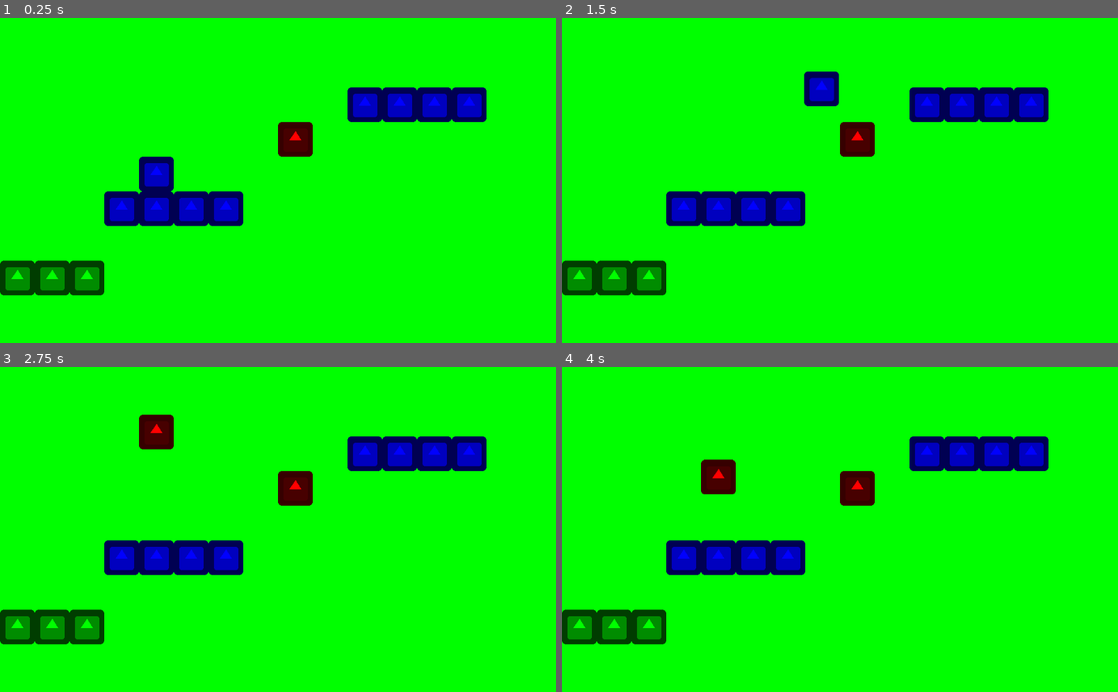
Above: before the commit, frames 1-4 (two rows, left to right).
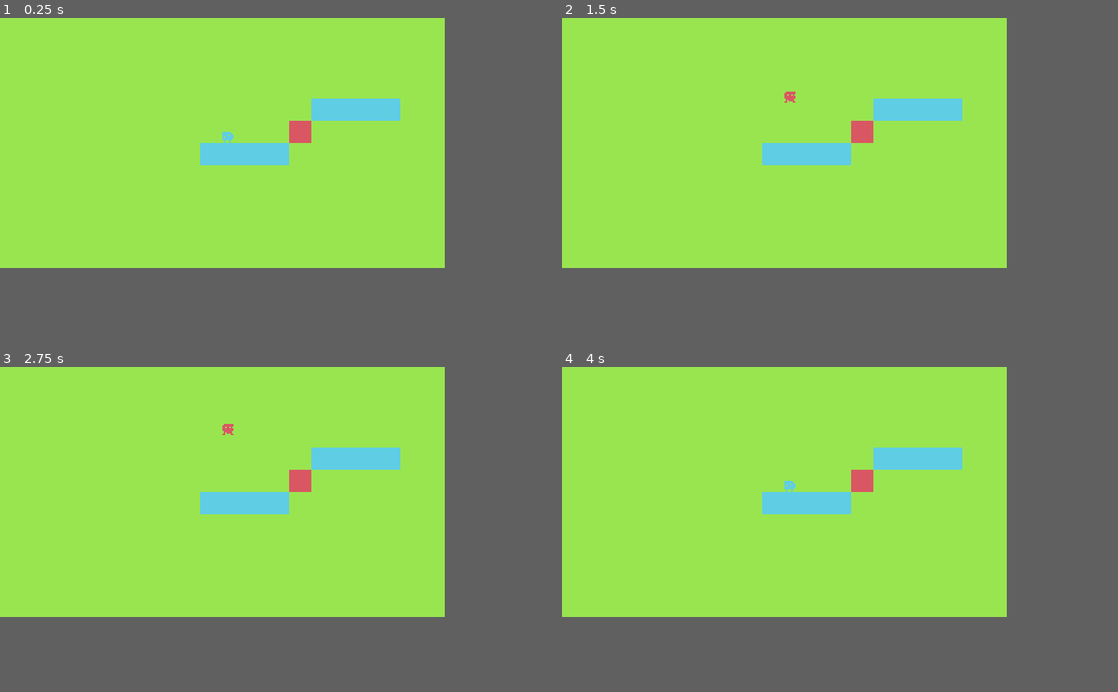
Above: after the commit, the same moments.

Repository: 2qar/true
Game: Godot game, scene res://world.tscn
The game is run twice, just before and just after one commit, with the same random seed, the same clock (stepped at 60 frames per second) and the same inputs. The engine's default icon, where the game draws it, is replaced by a stand-in: a white triangle on a blue panel in a dark square.
Inputs:
- Up to frame 1 (0.25 s): no input
- Up to frame 2 (1.5 s): tap Enter (ui_accept) at 0.5, 0.6, 0.77, 1.07, 1.35 s; hold D (right) from 0.53 s (still down)
- Up to frame 3 (2.75 s): tap Enter (ui_accept) at 1.52, 1.82, 2.1 s; release D (right) at 2.03 s; hold A (left) from 2.03 s (still down)
- Up to frame 4 (4 s): release A (left) at 2.78 s; hold D (right) from 2.78 s (still down); tap Enter (ui_accept) at 2.85, 3.02, 3.32, 3.6, 3.77 s
The window is 800x468 before the commit and 640x360 after it. Grey fills any space a smaller window leaves; there, only what the larger window draws over its background counts as a difference.

The runs differ from the first frame. In frame 1, 64% of the frame differs, in the area x 0-88%, y 0-86%; in frame 2, 64%; in frame 3, 64%; in frame 4, 64%.

Commit message:
add the placeholder gang

Diff:
--- a/player.gd
+++ b/player.gd
@@ -1,41 +1,48 @@
 extends KinematicBody2D
 
-var modulates = [Color(1.0, 0.0, 0.0, 1.0), Color(0.0, 0.0, 1.0, 1.0), Color(0.0, 1.0, 0.0, 1.0)]
+var sprites = [preload("res://red.png"), preload("res://blue.png"), preload("res://green.png")]
+var modulates : PoolColorArray = []
 var colors = ["red", "blue", "green"]
 export(int, "Red", "Blue", "Green") var color
+export(int, "Red", "Blue", "Green") var level_color
+
+export(int) var move_speed
+export(int) var jump_height
 
 var movement : Vector2
 onready var start : Vector2 = position
 onready var start_color : int = color
-var bg_color : Color
 
 func _ready():
-	$Sprite.modulate = modulates[color]
-	VisualServer.set_default_clear_color(modulates[2])
-	bg_color = modulates[2]
+	for sprite in sprites:
+		var data = sprite.get_data()
+		data.lock()
+		modulates.append(data.get_pixel(4, 4).to_html())
+		data.unlock()
+
+	VisualServer.set_default_clear_color(modulates[level_color])
+	$Sprite.texture = sprites[color]
 
 func _physics_process(delta):
 	movement.y += 10
 
 	if Input.is_action_just_pressed("left"):
-		$Sprite.modulate = Color(0.0, 1.0, 0.0, 1.0)
-		color = 2
+		$Sprite.texture = sprites[color]
+		set_sprite(2)
 	if Input.is_action_just_pressed("right"):
-		$Sprite.modulate = Color(0.0, 0.0, 1.0, 1.0)
-		color = 1
+		set_sprite(1)
 
 	if Input.is_action_pressed("left") or Input.is_action_pressed("right"):
 		if Input.is_action_pressed("left"):
-			movement.x = -200
+			movement.x = -move_speed
 		if Input.is_action_pressed("right"):
-			movement.x = 200
+			movement.x = move_speed
 	else:
 		movement.x = 0
 
 	if Input.is_action_just_pressed("ui_accept") and is_on_floor():
-		$Sprite.modulate = Color(1.0, 0.0, 0.0, 1.0)
-		color = 0
-		movement.y = -450
+		set_sprite(0)
+		movement.y = -jump_height
 
 	movement = move_and_slide(movement, Vector2(0, -1))
 	for i in get_slide_count():
@@ -43,13 +50,16 @@
 		if collision.collider.name != colors[color]:
 			restart()
 
-	if $Sprite.modulate == bg_color:
+	if color == level_color:
 		restart()
+
+func set_sprite(c: int):
+	$Sprite.texture = sprites[c]
+	color = c
 
 func restart():
 	movement = Vector2()
 	position = start
-	$Sprite.modulate = modulates[start_color]
-	color = start_color
+	set_sprite(start_color)
 	Input.action_release("left")
 	Input.action_release("right")
--- a/project.godot
+++ b/project.godot
@@ -21,7 +21,10 @@
 
 [display]
 
+window/size/width=320
+window/size/height=180
 window/size/resizable=false
+window/stretch/mode="viewport"
 window/stretch/aspect="keep"
 
 [input]
@@ -53,6 +56,7 @@
 [rendering]
 
 quality/driver/driver_name="GLES2"
+quality/2d/use_pixel_snap=true
 vram_compression/import_etc=true
 vram_compression/import_etc2=false
 environment/default_clear_color=Color( 0.301961, 0.301961, 0.301961, 1 )
--- a/test_tiles.tres
+++ b/test_tiles.tres
@@ -1,16 +1,16 @@
 [gd_resource type="TileSet" load_steps=3 format=2]
 
-[ext_resource path="res://icon.png" type="Texture" id=1]
+[ext_resource path="res://tile.png" type="Texture" id=1]
 
-[sub_resource type="ConvexPolygonShape2D" id=2]
-points = PoolVector2Array( 0, 0, 64, 0, 64, 64, 0, 64 )
+[sub_resource type="ConvexPolygonShape2D" id=1]
+points = PoolVector2Array( 0, 0, 16, 0, 16, 16, 0, 16 )
 
 [resource]
-0/name = "icon.png 0"
+0/name = "tile.png 0"
 0/texture = ExtResource( 1 )
 0/tex_offset = Vector2( 0, 0 )
 0/modulate = Color( 1, 1, 1, 1 )
-0/region = Rect2( 0, 0, 64, 64 )
+0/region = Rect2( 0, 0, 16, 16 )
 0/tile_mode = 0
 0/occluder_offset = Vector2( 0, 0 )
 0/navigation_offset = Vector2( 0, 0 )
@@ -18,7 +18,7 @@
 "autotile_coord": Vector2( 0, 0 ),
 "one_way": false,
 "one_way_margin": 1.0,
-"shape": SubResource( 2 ),
+"shape": SubResource( 1 ),
 "shape_transform": Transform2D( 1, 0, 0, 1, 0, 0 )
 } ]
 0/z_index = 0
--- a/world.tscn
+++ b/world.tscn
@@ -1,46 +1,50 @@
 [gd_scene load_steps=5 format=2]
 
 [ext_resource path="res://player.gd" type="Script" id=1]
-[ext_resource path="res://icon.png" type="Texture" id=2]
+[ext_resource path="res://blue.png" type="Texture" id=2]
 [ext_resource path="res://test_tiles.tres" type="TileSet" id=3]
 
 [sub_resource type="RectangleShape2D" id=1]
-extents = Vector2( 32, 32 )
+extents = Vector2( 4, 4 )
 
 [node name="world" type="Node2D"]
 
 [node name="player" type="KinematicBody2D" parent="."]
-position = Vector2( 288, 288 )
+position = Vector2( 4, -4 )
 script = ExtResource( 1 )
 __meta__ = {
 "_edit_group_": true
 }
 color = 1
+level_color = 2
+move_speed = 50
+jump_height = 250
 
 [node name="Sprite" type="Sprite" parent="player"]
-modulate = Color( 1, 0, 0, 1 )
 texture = ExtResource( 2 )
 
 [node name="CollisionShape2D" type="CollisionShape2D" parent="player"]
 shape = SubResource( 1 )
 
 [node name="Camera2D" type="Camera2D" parent="."]
-position = Vector2( 512, 288 )
+current = true
 
 [node name="red" type="TileMap" parent="."]
-modulate = Color( 1, 0, 0, 1 )
+modulate = Color( 0.85098, 0.341176, 0.388235, 1 )
 tile_set = ExtResource( 3 )
+cell_size = Vector2( 16, 16 )
 format = 1
-tile_data = PoolIntArray( 196616, 0, 0 )
+tile_data = PoolIntArray( -65533, 0, 0 )
 
 [node name="blue" type="TileMap" parent="."]
-modulate = Color( 0, 0, 1, 1 )
+modulate = Color( 0.372549, 0.803922, 0.894118, 1 )
 tile_set = ExtResource( 3 )
+cell_size = Vector2( 16, 16 )
 format = 1
-tile_data = PoolIntArray( 131082, 0, 0, 131083, 0, 0, 131084, 0, 0, 131085, 0, 0, 327683, 0, 0, 327684, 0, 0, 327685, 0, 0, 327686, 0, 0 )
+tile_data = PoolIntArray( -131068, 0, 0, -131067, 0, 0, -131066, 0, 0, -131065, 0, 0, 65535, 0, 0, 0, 0, 0, 1, 0, 0, 2, 0, 0 )
 
 [node name="green" type="TileMap" parent="."]
-modulate = Color( 0, 1, 0, 1 )
+modulate = Color( 0.6, 0.898039, 0.313726, 1 )
 tile_set = ExtResource( 3 )
+cell_size = Vector2( 16, 16 )
 format = 1
-tile_data = PoolIntArray( 458752, 0, 0, 458753, 0, 0, 458754, 0, 0 )
Binary file added: blue.png
Not shown, added: blue.png.import
Binary file added: green.png
Not shown, added: green.png.import
Binary file added: red.png
Not shown, added: red.png.import
Binary file added: tile.png
Not shown, added: tile.png.import
